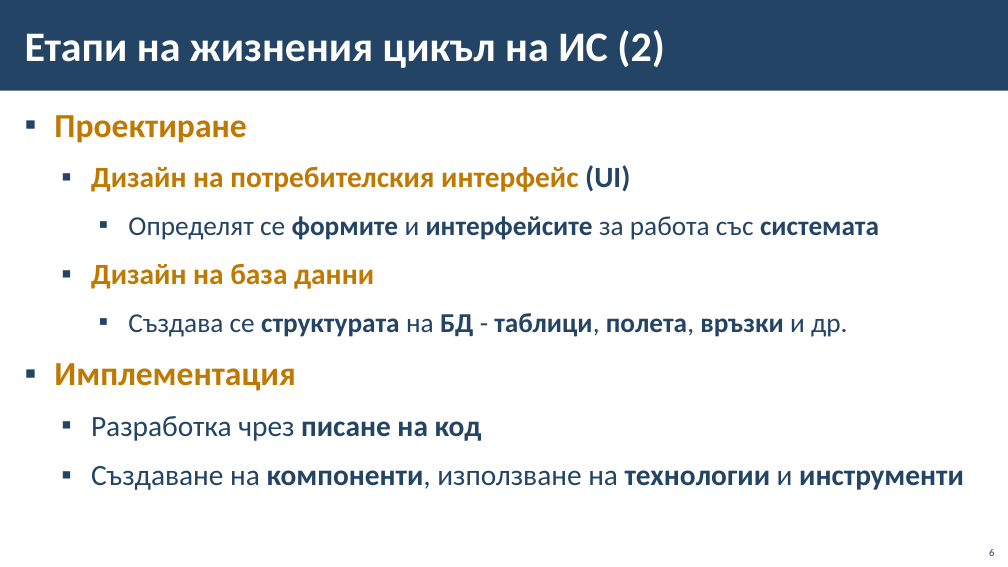
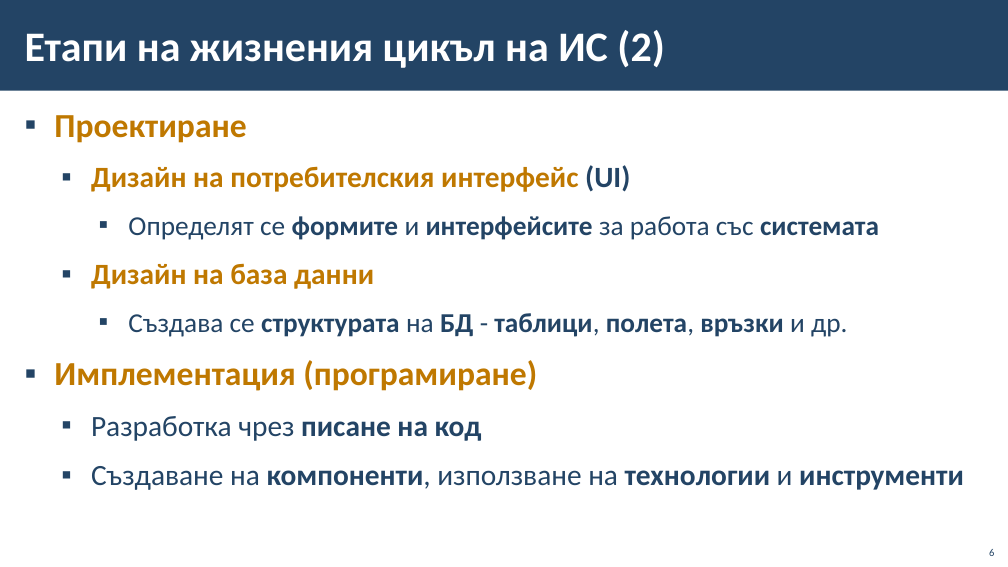
Before and after one commit to BG-IT-Edu/School-Programming, a slide deck: slide 6 of Courses/Software-Sciences/Module-4-Information-Systems-New/09-Life-cycle-of-Information-System/09-Life-cycle-of-Information-System.pptx. Drawn at 1008x567 pixels with LibreOffice and Linux fonts; fonts in the diff are those of the drawing; background and template pictures are left out. Boxes give left, top, right and bottom in pixels: in the first picture for what was removed or moved away, otherwise in the second. Text is boxed around its words. In the diff, an @@ line names an element or a change of style, - is before the commit and + after.

```diff
--- a/Courses/Software-Sciences/Module-4-Information-Systems-New/09-Life-cycle-of-Information-System/09-Life-cycle-of-Information-System.pptx
+++ b/Courses/Software-Sciences/Module-4-Information-Systems-New/09-Life-cycle-of-Information-System/09-Life-cycle-of-Information-System.pptx
@@ text at (x1=54, y1=360, x2=537, y2=391): text changed @@
-▪ Имплементация
+▪ Имплементация (програмиране)
```
Also in this commit, not shown: 5 other slides changed, 2 other files.
